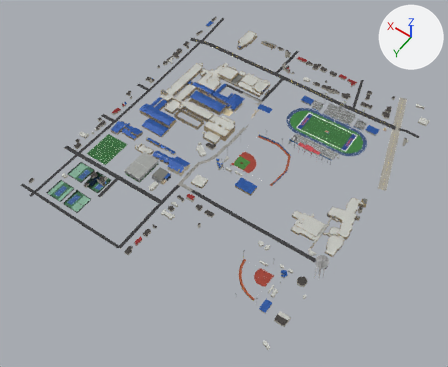
Before and after pictures for a commit that changed the glTF model m/mobile/wmhs-v3-partB-roads-buildings-stadium-fields-mobile.glb.
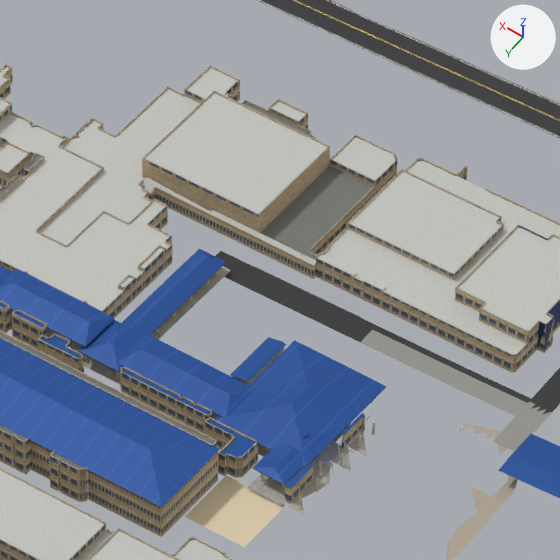
There are two pictures of each version: one whole from a 50 mm lens placed at (-471.0, 735.0, 926.0), pointed at (-38.0, 129.0, -27.0), one close up on the part from 45% to 59% of the width and 15% to 32% of the height. Every picture has the same lights, and +X, +Y and +Z are marked at upper right. The last two pictures show the newer version. Where no turn or scale is listed for an object, it has been applied to the vertices. Vertices at exactly the same position are counted once.

Objects in the first close-up: 'Buildings_LiDAR', 'Landmarks_Boardwalk_Plaza_Marquee', 'Roads' and 1 more.
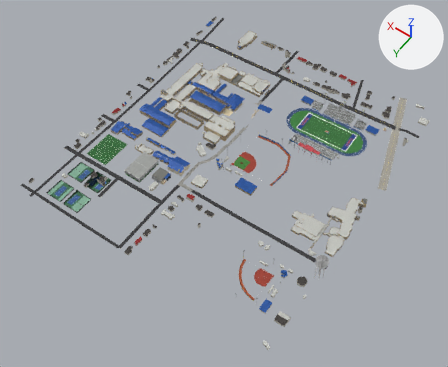
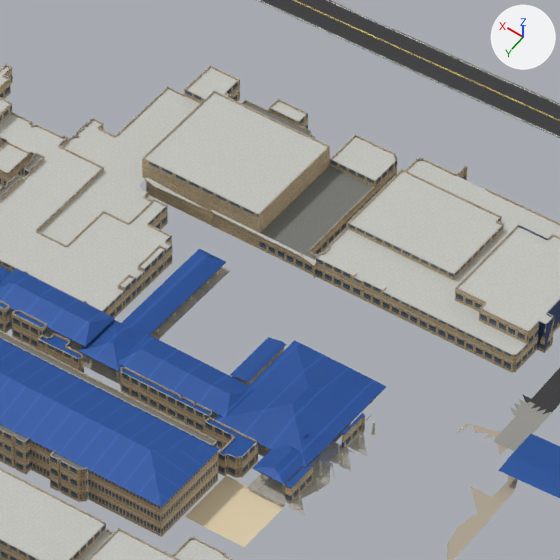
Where the change shows, as pixel boxes [x1, y1, x2, y2] in the close-ups (560 x 560 px):
'Roads', reshaped
    before: [215, 0, 560, 451]
    after: [257, 0, 560, 451]
part 1 of me_roads, cut back
    before: [215, 251, 542, 447]
    after: [498, 404, 542, 447]
part 2 of me_buildings_lidar, cut back
    before: [81, 120, 314, 279]
    after: [81, 120, 213, 226]

The change, as a list of edits to the scene's bpy script:
```text
Change me_roads:
    used by ob_roads; location = (-23.4, 57.9, 24.6)
    remove me_roads.from_pydata(...)  # 10026 vertices, 16068 faces; spans x -284.0..284.0, y -322.0..322.0, z -26.0..-23.0
    add me_roads.from_pydata(...)  # 9807 vertices, 15722 faces; spans x -284.0..284.0, y -322.0..322.0, z -26.0..-23.0
    me_roads part 1
    227 vertices are removed from x 19.0..129.0, y -178.0..137.0, z -25.0..-24.0
    424 faces are deleted
    9 vertices are added at x 22.0..42.0, y -136.0..-13.0, z -25.0..-24.0
    5 new faces join them, mat_road_res
    75 new faces join them, mat_asphalt_faded
    other edits to the shape of me_roads do not show in these pictures
Change me_buildings_lidar:
    used by ob_buildings_lidar; location = (-23.4, 57.9, 24.6)
    remove me_buildings_lidar.from_pydata(...)  # 23278 vertices, 25794 faces; spans x -276.0..283.0, y -319.0..317.0, z -27.0..-5.0
    add me_buildings_lidar.from_pydata(...)  # 23148 vertices, 25659 faces; spans x -276.0..283.0, y -319.0..317.0, z -27.0..-5.0
    me_buildings_lidar part 2
    130 vertices are removed from x 106.0..156.0, y -144.0..-141.0, z -26.0..-21.0
    160 faces are deleted
    21 new faces join them, mat_roof_white (picture img_roof_white_jpg)
    1 new face joins them, mat_concrete_cap (picture img_concrete_jpg)
    3 new faces join them, mat_facade_tan_win
```
